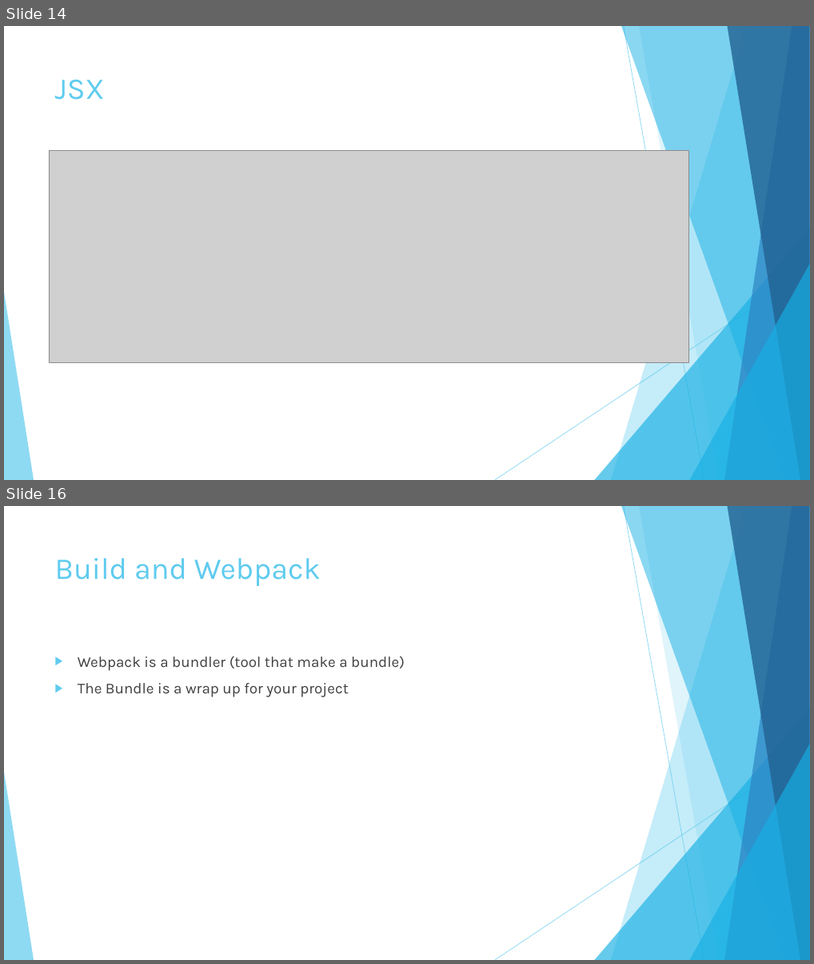
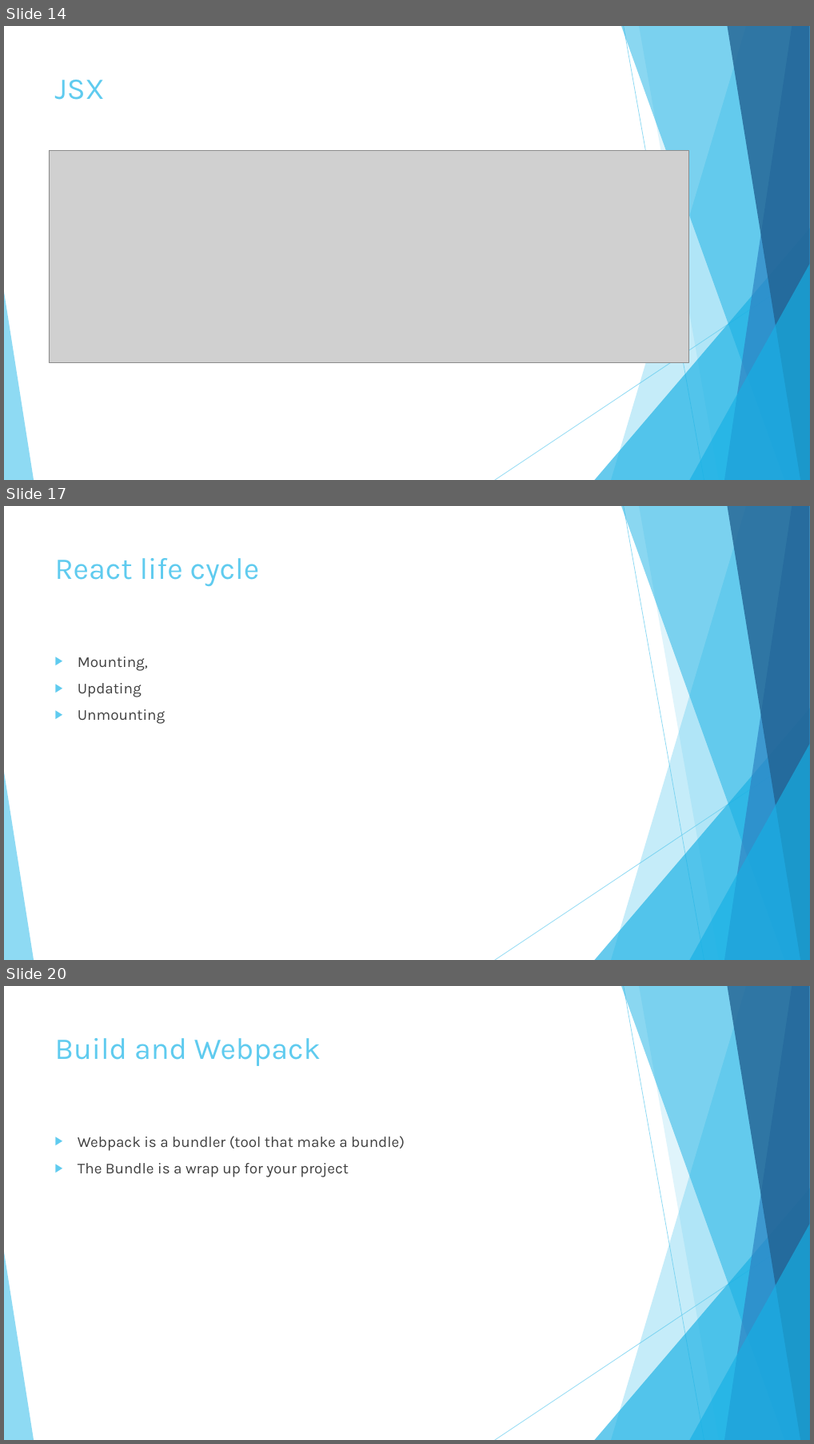
Before and after one commit to suhayb93/ReactCourseTraining, a slide deck: Presentation1.pptx. Shown one above the other, each under a label of ours: slides 14 and 16 before the commit, slides 14, 17 and 20 after it; the slides between them are not shown. The pictures are 814x964 and 814x1444 pixels, drawn with LibreOffice and Linux fonts; fonts in the diff are those of the drawing; grey boxes stand for pictures. Boxes give left, top, right and bottom in pixels: in the first picture for what was removed or moved away, otherwise in the second. Text is boxed around its words. In the diff, an @@ line names an element or a change of style, - is before the commit and + after.

```diff
--- a/Presentation1.pptx
+++ b/Presentation1.pptx
@@ slide 17 added at [4, 506, 810, 960], background #FFFFFF; not listed: 10 template elements that a slide beside it also shows @@
@@ title added at [55, 558, 260, 586], 36 pt, text #5FCBEF @@
+React life cycle
@@ text added at [78, 656, 165, 724], 18 pt, text #404040 @@
+▶ Mounting,
+▶ Updating
+▶ Unmounting
@@ what was slide 16 is now slide 20 @@
```
Also in this commit, not shown: 2 slides changed, 3 other slides added, 26 other files.
